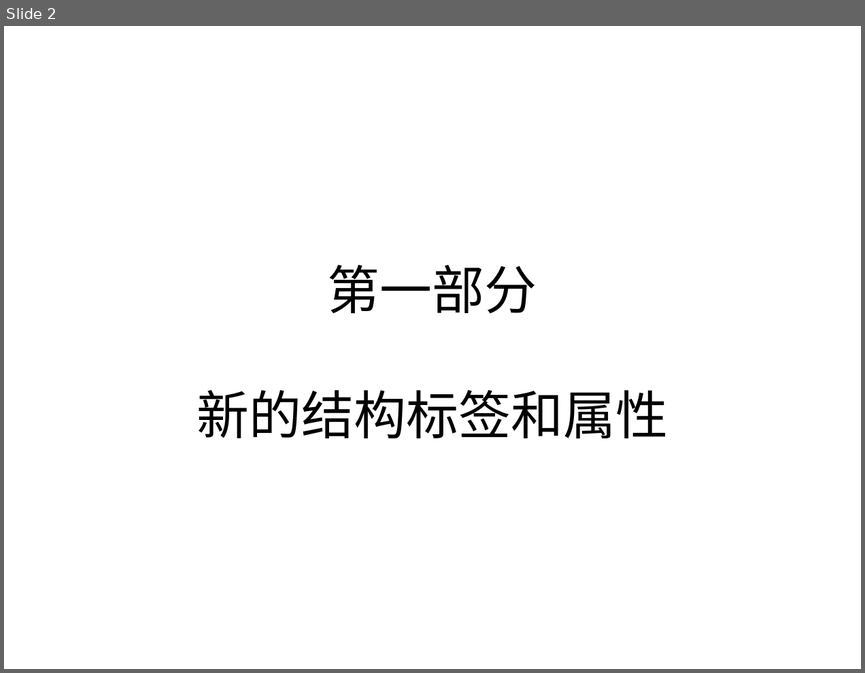
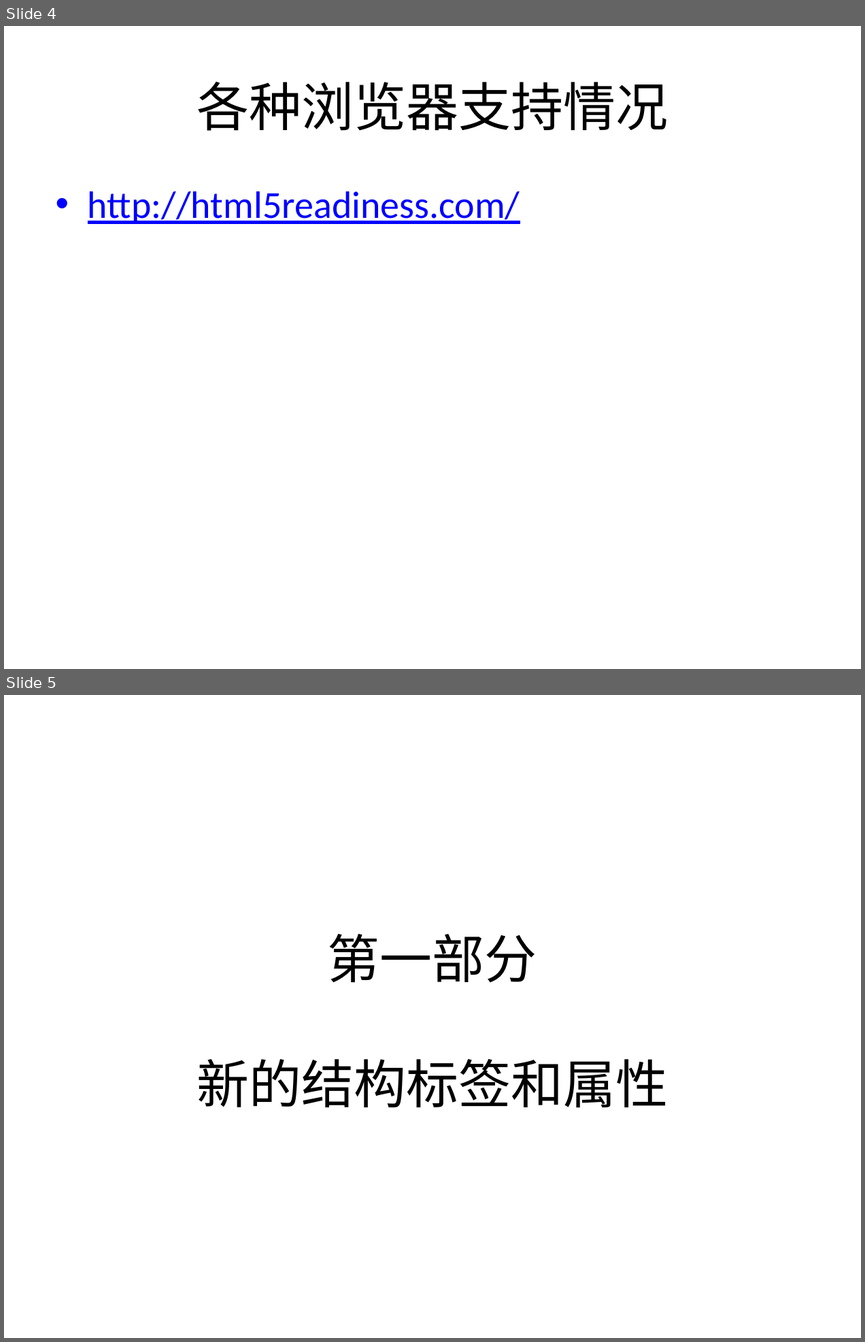
Before and after one commit to pear171902790/Html5, a slide deck: HTML5.pptx. Shown one above the other, each under a label of ours: slide 2 before the commit, slides 4 and 5 after it. The pictures are 865x673 and 865x1342 pixels, drawn with LibreOffice and Linux fonts; fonts in the diff are those of the drawing. Boxes give left, top, right and bottom in pixels: in the first picture for what was removed or moved away, otherwise in the second. Text is boxed around its words. In the diff, an @@ line names an element or a change of style, - is before the commit and + after.

```diff
--- a/HTML5.pptx
+++ b/HTML5.pptx
@@ slide 4 added at (4, 26, 861, 669), background #FFFFFF @@
@@ title added at (196, 82, 668, 131), 44 pt, text #000000 @@
+各种浏览器支持情况
@@ text added at (88, 191, 520, 224), 32 pt, text #0000FF, underline @@
+• http://html5readiness.com/
@@ what was slide 2 is now slide 5 @@
```
Also in this commit, not shown: 1 slide changed, 3 other slides added, 1 slide removed, 35 other files.
